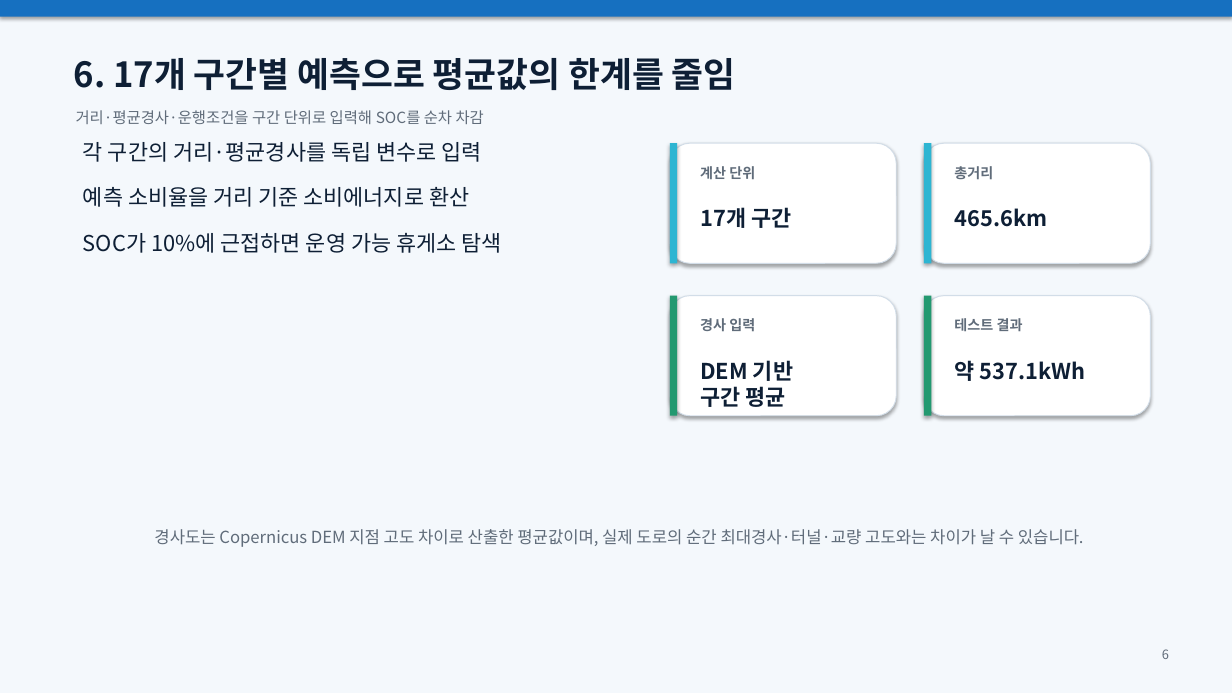
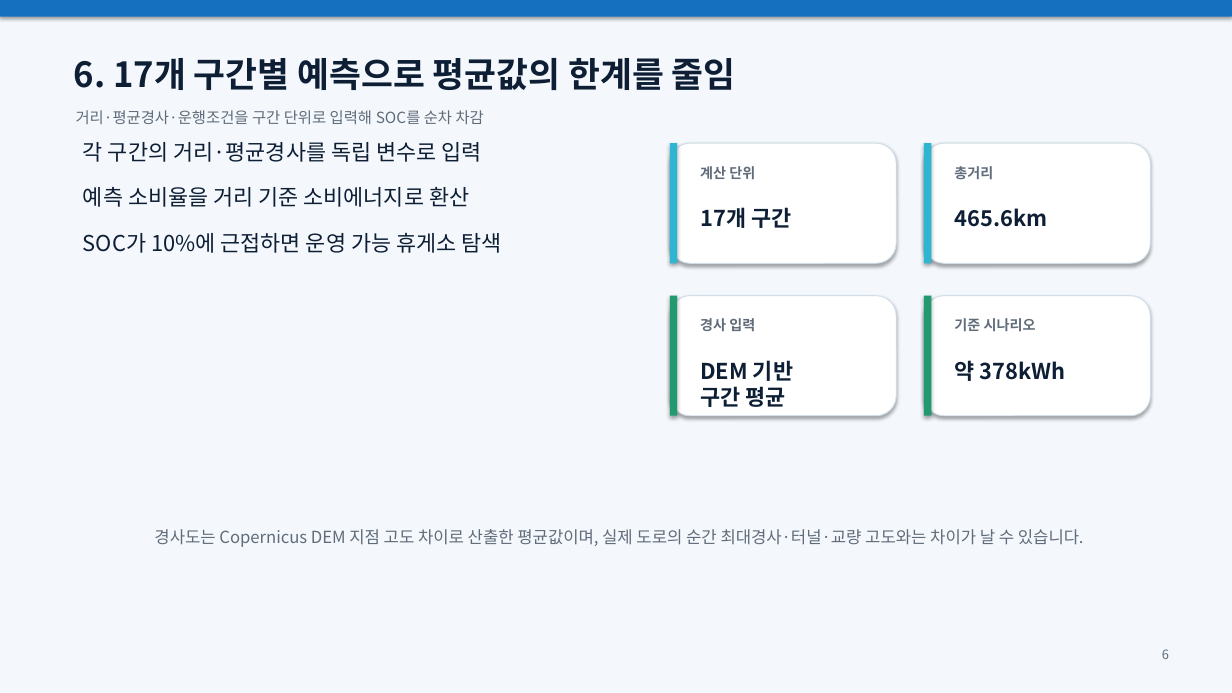
Before and after one commit to ordermilyu-arch/E_CAR, a slide deck: slide 11 of docs/EV_LOGISTICS_SERVICE_PRESENTATION.pptx. Drawn at 1232x693 pixels with LibreOffice and Linux fonts; fonts in the diff are those of the drawing. Boxes give left, top, right and bottom in pixels: in the first picture for what was removed or moved away, otherwise in the second. Text is boxed around its words. In the diff, an @@ line names an element or a change of style, - is before the commit and + after.

```diff
--- a/docs/EV_LOGISTICS_SERVICE_PRESENTATION.pptx
+++ b/docs/EV_LOGISTICS_SERVICE_PRESENTATION.pptx
@@ text at box(954, 318, 1036, 332): text changed @@
-테스트 결과
+기준 시나리오
@@ text at box(954, 360, 1065, 381): text changed @@
-약 537.1kWh
+약 378kWh
```
Also in this commit, not shown: 2 other slides changed.
